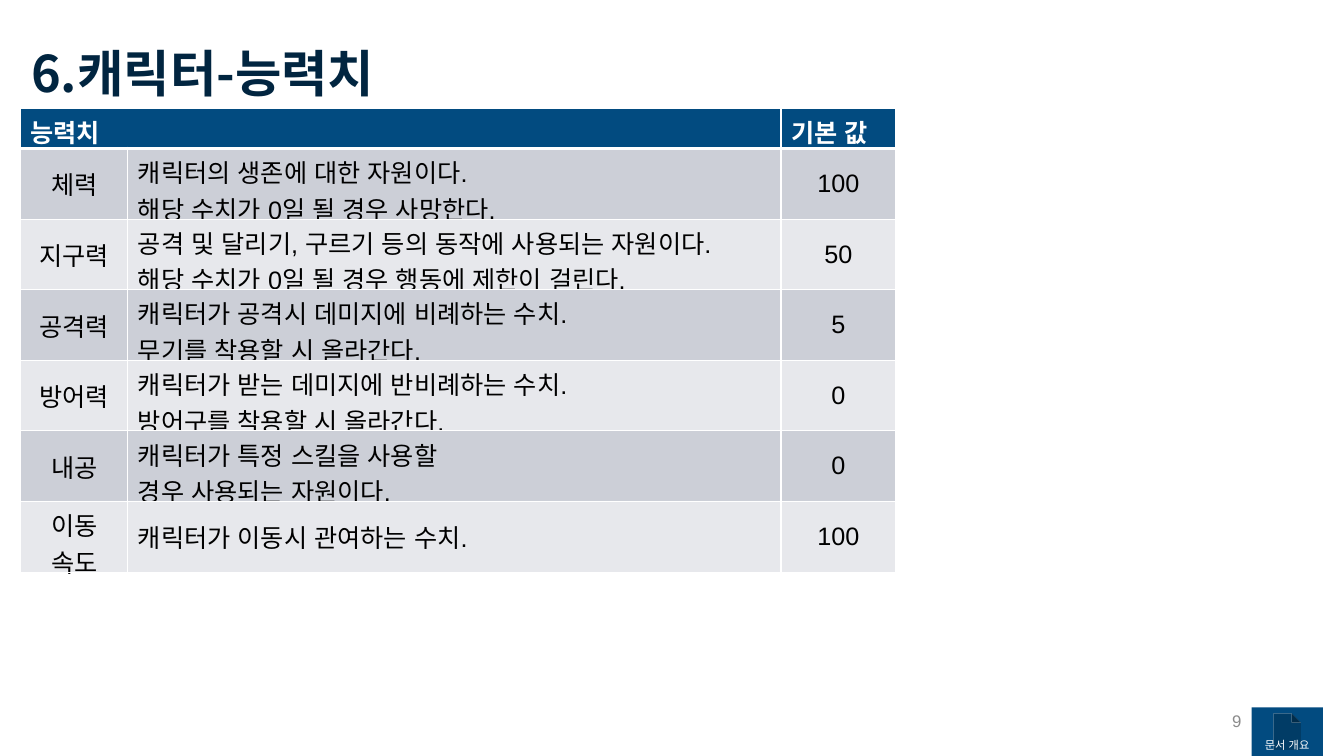
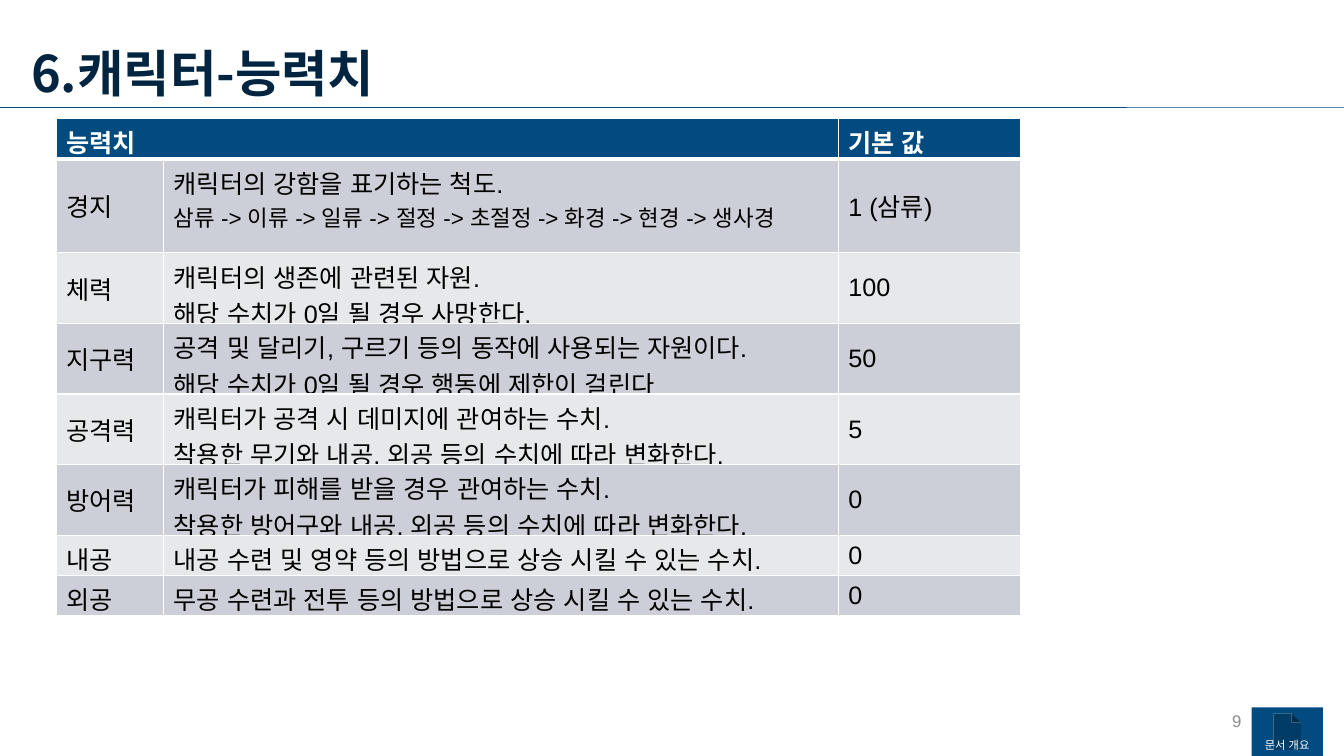
Before and after one commit to yjk0401/unityenginebasic_9th, a slide deck: slide 9 of 기획/메인 기획서.pptx. Drawn at 1344x756 pixels with LibreOffice and Linux fonts; fonts in the diff are those of the drawing. Boxes give left, top, right and bottom in pixels: in the first picture for what was removed or moved away, otherwise in the second. Text is boxed around its words. In the diff, an @@ line names an element or a change of style, - is before the commit and + after.

```diff
--- a/기획/메인 기획서.pptx
+++ b/기획/메인 기획서.pptx
@@ line added from (0, 108) to (1344, 108), #024B80 0.5 pt @@
@@ table at [56,118,1021,620] @@
-row 2: 체력 | 캐릭터의 생존에 대한 자원이다. / 해당 수치가 0일 될 경우 사망한다. | 100
-row 3: 지구력 | 공격 및 달리기, 구르기 등의 동작에 사용되는 자원이다. / 해당 수치가 0일 될 경우 행동에 제한이 걸린다. | 50
-row 4: 공격력 | 캐릭터가 공격시 데미지에 비례하는 수치. / 무기를 착용할 시 올라간다. | 5
-row 5: 방어력 | 캐릭터가 받는 데미지에 반비례하는 수치. / 방어구를 착용할 시 올라간다. | 0
-row 6: 내공 | 캐릭터가 특정 스킬을 사용할 / 경우 사용되는 자원이다. | 0
-row 7: 이동 / 속도 | 캐릭터가 이동시 관여하는 수치. | 100
+row 2: 경지 | 캐릭터의 강함을 표기하는 척도. / 삼류 -> 이류 -> 일류 -> 절정 -> 초절정 -> 화경 -> 현경 -> 생사경 | 1 (삼류)
+row 3: 체력 | 캐릭터의 생존에 관련된 자원. / 해당 수치가 0일 될 경우 사망한다. | 100
+row 4: 지구력 | 공격 및 달리기, 구르기 등의 동작에 사용되는 자원이다. / 해당 수치가 0일 될 경우 행동에 제한이 걸린다 | 50
+row 5: 공격력 | 캐릭터가 공격 시 데미지에 관여하는 수치. / 착용한 무기와 내공, 외공 등의 수치에 따라 변화한다. | 5
+row 6: 방어력 | 캐릭터가 피해를 받을 경우 관여하는 수치. / 착용한 방어구와 내공, 외공 등의 수치에 따라 변화한다. | 0
+row 7: 내공 | 내공 수련 및 영약 등의 방법으로 상승 시킬 수 있는 수치. | 0
+row 8: 외공 | 무공 수련과 전투 등의 방법으로 상승 시킬 수 있는 수치. | 0
@@ table: place and size @@
-table at [20,108,896,578]
+table at [56,118,1021,620]
```
Also in this commit, not shown: 4 other slides changed, 14 slides added, 1 other file.
